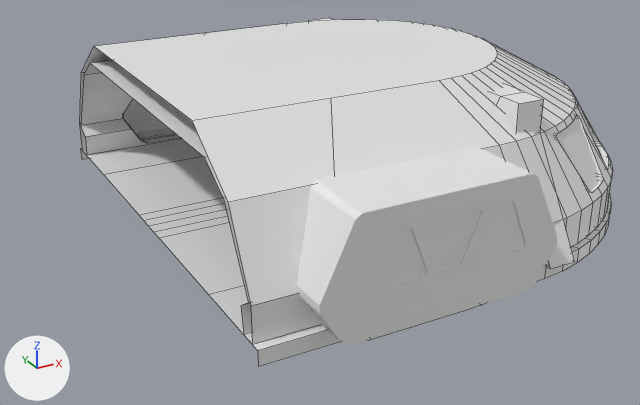
The FBX model Assets/Models/Bridge/Bridge.fbx: old version first, new version second.
Camera for both pictures: a 50 mm lens placed at (-12.99, -20.27, 9.74), pointed at (-1.91, -0.13, -0.33). The axes (+X, +Y, +Z) are drawn at lower left. The lights are the same throughout. Mesh edges are drawn as thin lines on the coarser meshes. Where no turn or scale is listed for an object, it has been applied to the vertices.

Before the edit, the objects in view are built like this:
```python
me_cylinder_001 = bpy.data.meshes.new('Cylinder.001')
me_cylinder_001.from_pydata(...)  # 532 vertices, 292 faces; spans x -4.9..6.25, y -7.19..7.19, z 0.03..1.59
me_cylinder_004 = bpy.data.meshes.new('Cylinder.004')
me_cylinder_004.from_pydata(...)  # 296 vertices, 250 faces; spans x -6.86..6.59, y -6.59..6.59, z -1.83..0.0
me_cylinder_007 = bpy.data.meshes.new('Cylinder.007')
me_cylinder_007.from_pydata(...)  # 728 vertices, 465 faces; spans x -6.86..6.59, y -6.34..6.34, z -1.0..2.92
ob_cylinder = bpy.data.objects.new('Cylinder', me_cylinder_004)
ob_cylinder.location = (0.0, 0.0, 0.0)
ob_cylinder_004 = bpy.data.objects.new('Cylinder.004', me_cylinder_007)
ob_cylinder_004.location = (0.0, 0.0, 1.0)
ob_cylinder_008 = bpy.data.objects.new('Cylinder.008', me_cylinder_001)
ob_cylinder_008.location = (0.0, 0.0, 1.0)
# also in view: 'Plane.018' at (-2.79, 6.24, 1.37); 'Plane.015' at (0.96, 0.0, 1.79); 'Plane' at (-2.79, -6.24, 1.37)
```
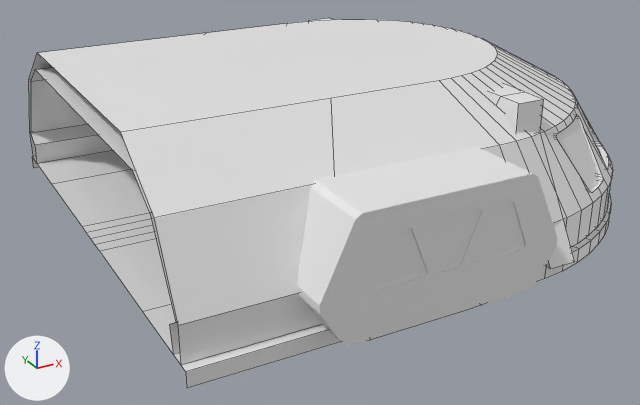
Pixel boxes (x1, y1, x2, y2) of what changed, in the pictures (640 x 405 px; the box of a moved part takes in the faces that stretch with it):
```json
{"object": "Cylinder.004", "change": "reshaped", "before": [80, 19, 613, 344], "after": [29, 19, 613, 365], "on screen": "10% wider, 6% taller"}
{"object": "Cylinder", "change": "reshaped", "before": [81, 139, 611, 367], "after": [32, 151, 611, 388], "on screen": "9% wider"}
{"part": 1, "of": "me_cylinder_004", "change": "moved or reshaped", "before": [81, 139, 273, 367], "after": [32, 151, 273, 388]}
{"part": 2, "of": "me_cylinder_007", "change": "moved or reshaped", "before": [80, 46, 315, 344], "after": [29, 46, 315, 365]}
{"object": "Plane.018", "change": "unchanged, covered by the edit", "before": [123, 99, 176, 140]}
```

Scene script edits in JSON lines:
```json
{"block": "me_cylinder_007", "where": "me_cylinder_007.from_pydata(...)  # 728 vertices, 465 faces; spans x -6.86..6.59, y -6.34..6.34, z -1.0..2.92"}
{"block": "me_cylinder_007", "where": "# used by ob_cylinder_004; location = (0.0, 0.0, 1.0)"}
{"block": "me_cylinder_007", "change": "me_cylinder_007 part 2: all 18 vertices in x -6.86, y -6.34..6.34, z -1.0..2.92 are moved by (-1.52, 0.0, 0.0)"}
{"block": "me_cylinder_004", "where": "me_cylinder_004.from_pydata(...)  # 296 vertices, 250 faces; spans x -6.86..6.59, y -6.59..6.59, z -1.83..0.0"}
{"block": "me_cylinder_004", "where": "# used by ob_cylinder; location = (0.0, 0.0, 0.0)"}
{"block": "me_cylinder_004", "change": "me_cylinder_004 part 1: all 11 vertices in x -6.86, y -6.59..6.59, z -0.38..0.0 are moved by (-1.52, 0.0, 0.0)"}
```
